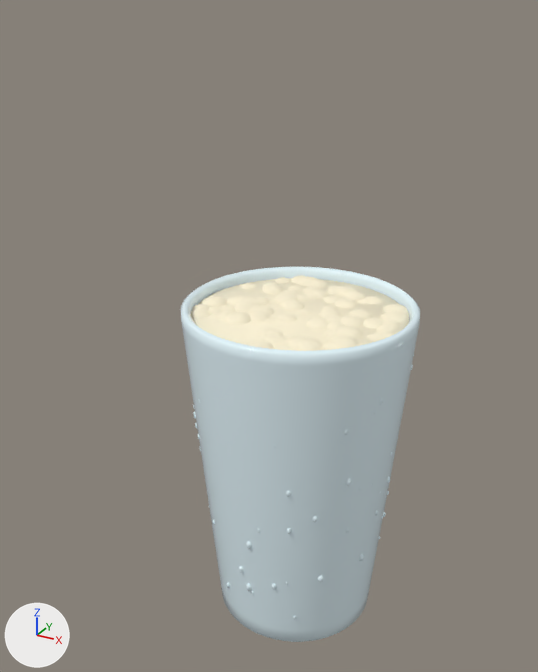
Before and after pictures for a commit that changed the Blender file Assets/models/beer.blend.
The view is the same before and after, from a camera (50 mm lens) standing at (2.06, -4.17, 4.25) and looking at (-0.28, 0.08, 2.13). Every picture has the same lights, and +X, +Y and +Z are marked at lower left. The older version comes first.

In view in the first picture: 'Condensation', 'FoamCrown', 'Glass', 'Head'.
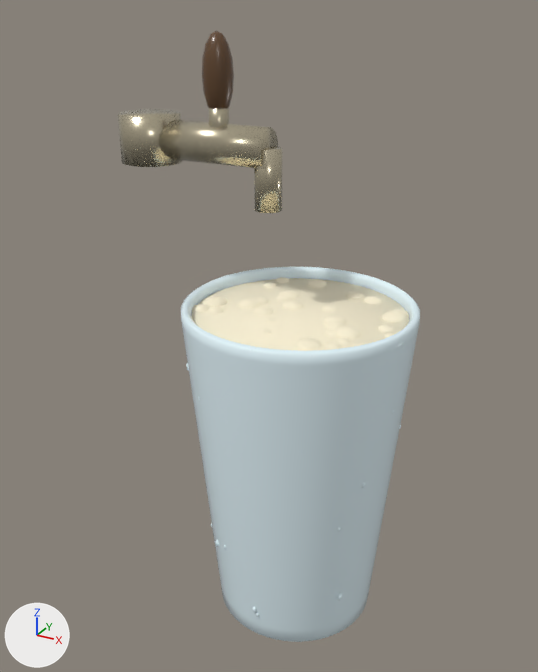
What differs and where, as boxes (x1, y1, x2, y2) in the pictures (538 x 672 px; the box of a moved part takes in the faces that stretch with it):
'Tap', added (beige)
    after: (118, 107, 283, 213)
'FoamCrown', reshaped
    before: (190, 275, 409, 351)
    after: (192, 277, 409, 350)
'TapHandle', added (brown)
    after: (202, 30, 234, 109)
'Condensation', reshaped, moved
    before: (193, 365, 413, 619)
    after: (186, 363, 401, 617)
part 1 of me_sphere, deleted (pale yellow)
    before: (190, 275, 399, 351)
part 2 of me_sphere, cut back
    both: (192, 277, 409, 350)
part 3 of me_icosphere, moved or reshaped
    before: (318, 575, 323, 582)
    after: (337, 593, 342, 600)
part 4 of me_icosphere, deleted
    before: (193, 365, 413, 594)

Patch to the scene script:
```diff
--- a/Assets/models/beer.blend.py
+++ b/Assets/models/beer.blend.py
@@ mat_handle @@
+mat_handle = principled_material('Handle')
+mat_handle.base_color = (0.12, 0.06, 0.025)  # brown #61452c
+mat_handle.roughness = 0.3
@@ mat_chrome @@
+mat_chrome = principled_material('Chrome')
+mat_chrome.base_color = (0.55, 0.49, 0.35)  # beige #c4baa0
+mat_chrome.metallic = 0.8
+mat_chrome.roughness = 0.25
@@ me_sphere @@
 # used by ob_foamcrown; location = (-0.614, -0.085, 2.365); scale = (1.0, 1.0, 0.48)
-me_sphere.from_pydata(...)  # 5270 vertices, 6120 faces; spans x -0.103..1.321, y -0.669..0.787, z -0.105..0.105
+me_sphere.from_pydata(...)  # 832 vertices, 1024 faces; spans x -0.103..1.321, y -0.669..0.759, z -0.105..0.105
+# me_sphere part 1: 39 loose pieces with 2418 vertices, spanning x -0.053..1.281, y -0.595..0.787, z -0.105..0.105, are deleted
+# me_sphere part 2: 2660 vertices removed from x -0.089..1.314, y -0.658..0.747, z -0.105..0.105; 640 vertices added at x -0.075..1.306, y -0.644..0.733, z -0.074..0.074
 me_sphere.materials.append(mat_foam)
@@ me_icosphere @@
 # used by ob_condensation; location = (0.426, 0.539, 1.278); scale = (1.0, 1.0, 1.6)
-me_icosphere.from_pydata(...)  # 1140 vertices, 1900 faces; spans x -1.19..0.33, y -1.27..0.23, z -0.66..0.57
+me_icosphere.from_pydata(...)  # 432 vertices, 720 faces; spans x -1.37..0.11, y -1.19..0.3, z -1.17..0.06
+# me_icosphere part 3: the loose piece of 12 vertices spanning x -0.02..0.02, y -1.03..-0.99, z -0.4..-0.35 is moved by (-0.12, 0.26, -0.66)
+# me_icosphere part 4: 65 loose pieces with 780 vertices, spanning x -1.19..0.33, y -1.27..0.23, z -0.62..0.57, are deleted
+# other edits to the shape of me_icosphere do not show in these pictures
 me_icosphere.materials.append(mat_crystal)
@@ me_sphere_032 @@
+me_sphere_032.from_pydata(...)  # a UV sphere (12 segments, 8 rings, poles along z) spanning x -0.1..0.1, y -0.1..0.1, z -0.04..0.48
+me_sphere_032.polygons.foreach_set('use_smooth', [True] * 96)
+me_sphere_032.materials.append(mat_handle)  # brown #61452c
@@ me_cylinder @@
+me_cylinder.from_pydata(...)  # a 16-sided cylinder along z spanning x -0.13..0.13, y -0.13..0.13, z -0.455..0.455; a 16-sided cylinder along y spanning x -0.09..0.09, y -0.39..0.0, z 0.365..0.545; a 16-sided cylinder along y spanning x -0.21..0.21, y -0.16..0.16, z -0.665..-0.245; a 16-sided cylinder along y spanning x -0.065..0.065, y 0.0..0.24, z 0.03..0.16
+me_cylinder.polygons.foreach_set('use_smooth', [True] * 72)
+me_cylinder.materials.append(mat_chrome)  # beige #c4baa0
@@ ob_condensation @@
 ob_condensation = bpy.data.objects.new('Condensation', me_icosphere)
-ob_condensation.location = (0.426, 0.539, 1.278)
+ob_condensation.location = (0.63, 0.416, 2.102)
 ob_condensation.scale = (1.0, 1.0, 1.6)
@@ ob_taphandle @@
+ob_taphandle = bpy.data.objects.new('TapHandle', me_sphere_032)
+ob_taphandle.location = (-0.6, 0.0, 3.65)
@@ ob_tap @@
+ob_tap = bpy.data.objects.new('Tap', me_cylinder)
+ob_tap.location = (-0.695, 0.0, 3.45)
+ob_tap.rotation_euler = (1.571, 0.0, 1.571)  # degrees (90, 0, 90)
```
